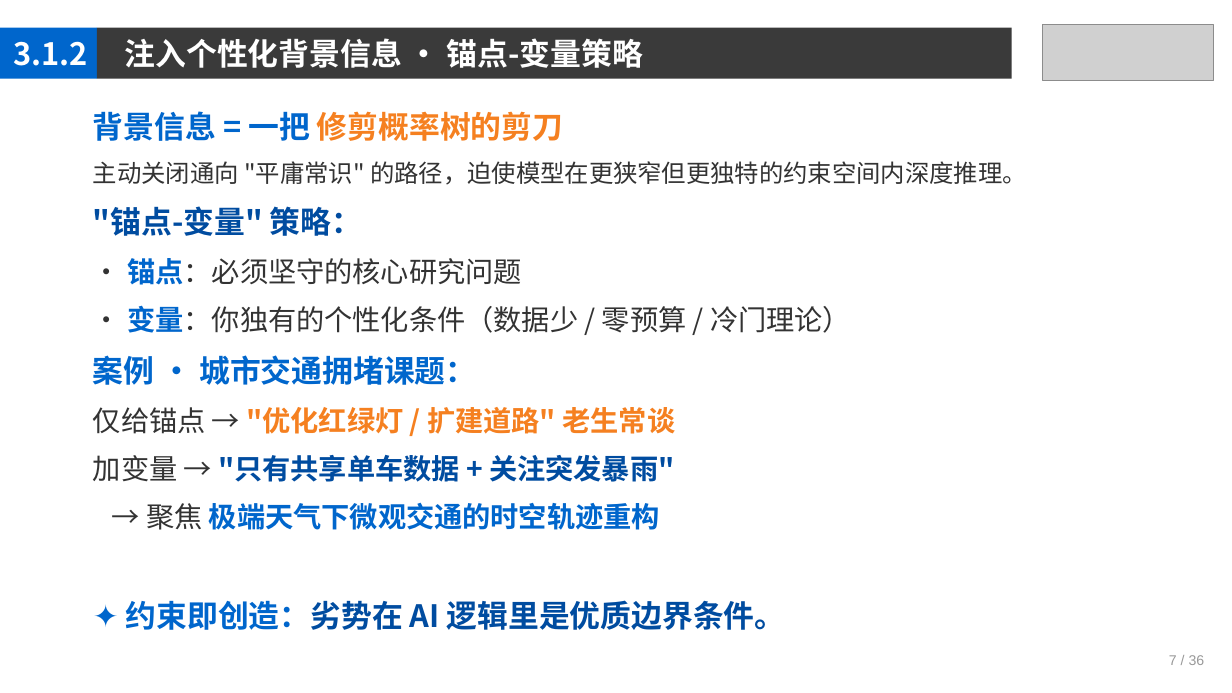
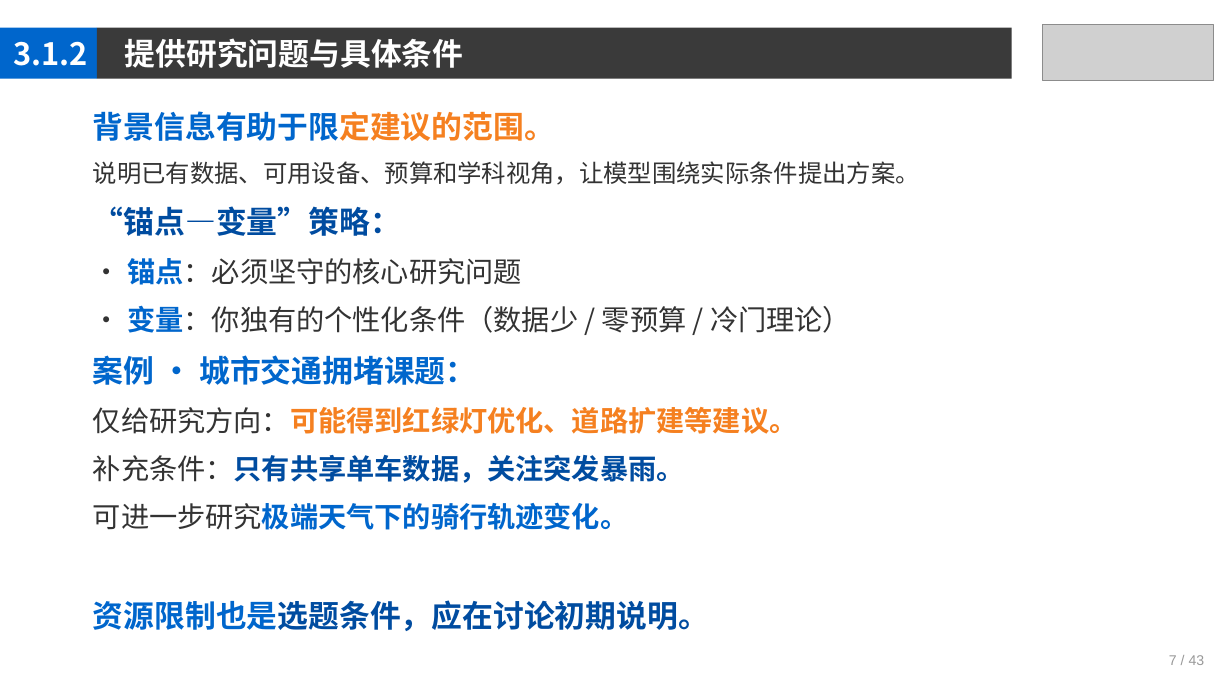
Before and after one commit to jpqiang/AIGC, a slide deck: slide 7 of 课件/第3章.pptx. Drawn at 1232x693 pixels with LibreOffice and Linux fonts; fonts in the diff are those of the drawing; grey boxes stand for pictures. Boxes give left, top, right and bottom in pixels: in the first picture for what was removed or moved away, otherwise in the second. Text is boxed around its words. In the diff, an @@ line names an element or a change of style, - is before the commit and + after.

```diff
--- a/课件/第3章.pptx
+++ b/课件/第3章.pptx
@@ text at <box>125,38,464,68</box>: text changed @@
-注入个性化背景信息 · 锚点-变量策略
+提供研究问题与具体条件
@@ text at <box>93,111,920,236</box>: text changed @@
-背景信息 = 一把 修剪概率树的剪刀
-主动关闭通向 "平庸常识" 的路径，迫使模型在更狭窄但更独特的约束空间内深度推理。
-"锚点-变量" 策略：
+背景信息有助于限定建议的范围。
+说明已有数据、可用设备、预算和学科视角，让模型围绕实际条件提出方案。
+“锚点—变量”策略：
@@ text at <box>93,407,798,631</box>: text changed @@
-仅给锚点 → "优化红绿灯 / 扩建道路" 老生常谈
-加变量 → "只有共享单车数据 + 关注突发暴雨"
-→ 聚焦 极端天气下微观交通的时空轨迹重构
-✦ 约束即创造：劣势在 AI 逻辑里是优质边界条件。
+仅给研究方向：可能得到红绿灯优化、道路扩建等建议。
+补充条件：只有共享单车数据，关注突发暴雨。
+可进一步研究极端天气下的骑行轨迹变化。
+资源限制也是选题条件，应在讨论初期说明。
@@ text at <box>1169,655,1205,665</box>: text changed @@
-7 / 36
+7 / 43
```
Also in this commit, not shown: 40 other slides changed, 1 other file.
